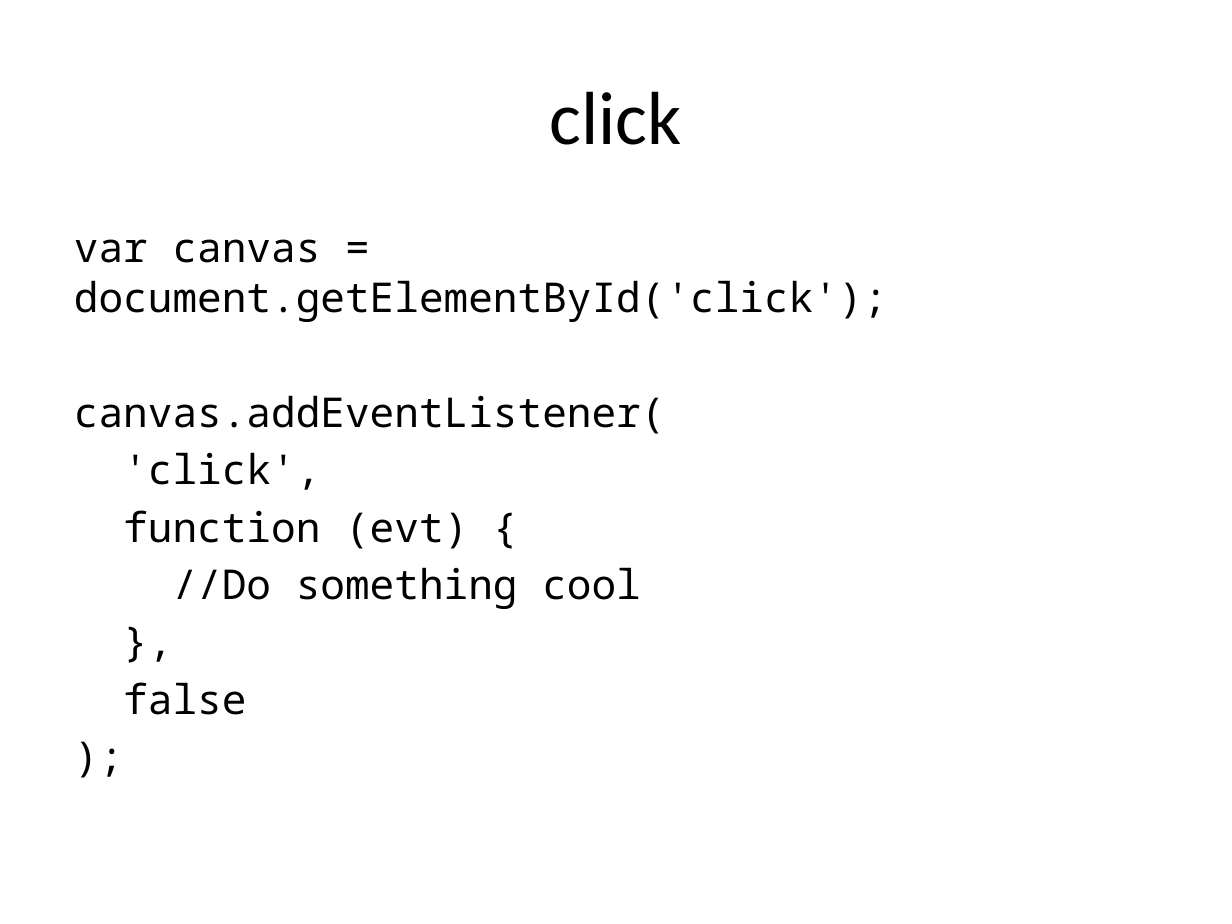
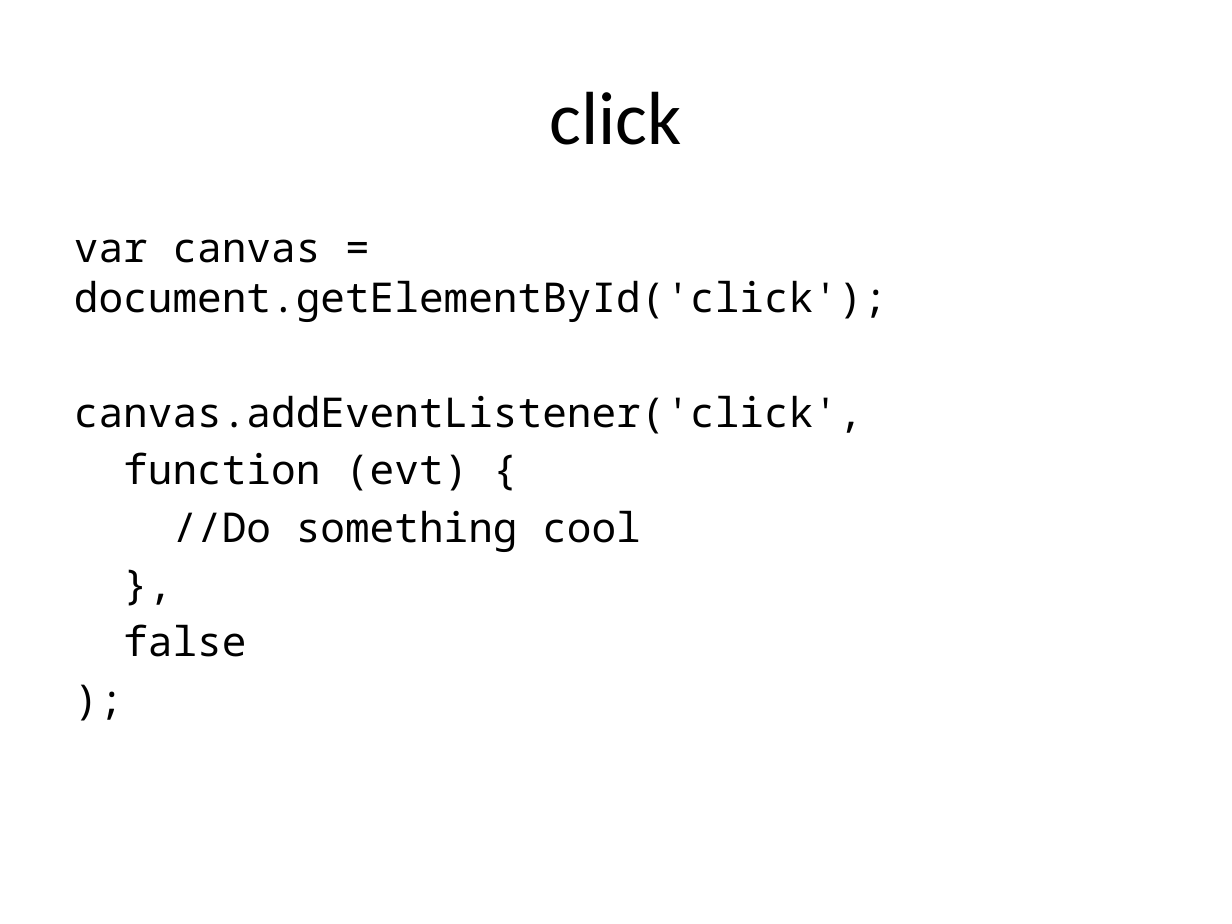
Before and after one commit to Mallioch/Presentations, a slide deck: slide 5 of 2013_3_16__touchy_web_applications__cowtowncc/touchy.pptx. Drawn at 1232x924 pixels with LibreOffice and Linux fonts; fonts in the diff are those of the drawing. Boxes give left, top, right and bottom in pixels: in the first picture for what was removed or moved away, otherwise in the second. Text is boxed around its words. In the diff, an @@ line names an element or a change of style, - is before the commit and + after.

```diff
--- a/2013_3_16__touchy_web_applications__cowtowncc/touchy.pptx
+++ b/2013_3_16__touchy_web_applications__cowtowncc/touchy.pptx
@@ text at [74, 395, 863, 434]: text changed @@
-canvas.addEventListener(
-'click',
+canvas.addEventListener('click',
```
Also in this commit, not shown: 4 other slides changed, 3 slides added, 25 other files.
